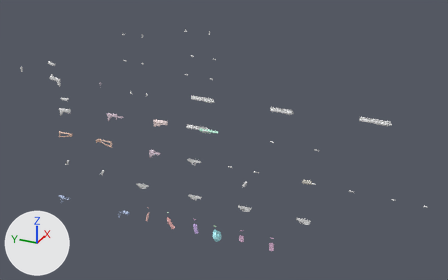
Before and after pictures for a commit that changed the FBX model SCAR [Mytton]/Textures/A_Scar - Substance Bake.fbx.
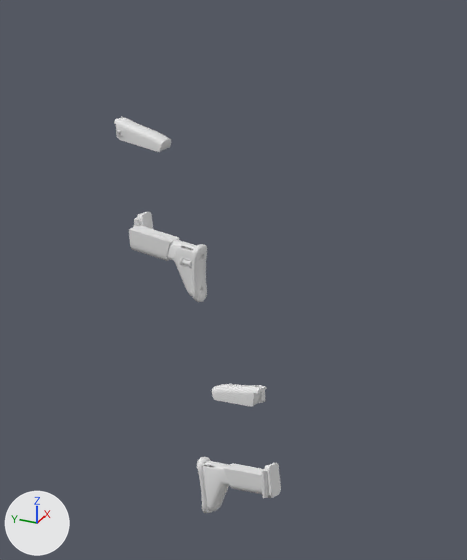
The first picture shows the older version from a 50 mm lens placed at (-373.0, -197.0, 199.0), pointed at (7.0, -26.0, 9.0). The close-ups show both versions on the part from 7% to 21% of the width and 16% to 44% of the height of that picture; other places that the commit changed are outside them. The lights are fixed; the arrows at lower left show +X, +Y and +Z. Vertices at the same position are counted once.

Names of what the first close-up shows: 'StocK_F', 'Stock'.
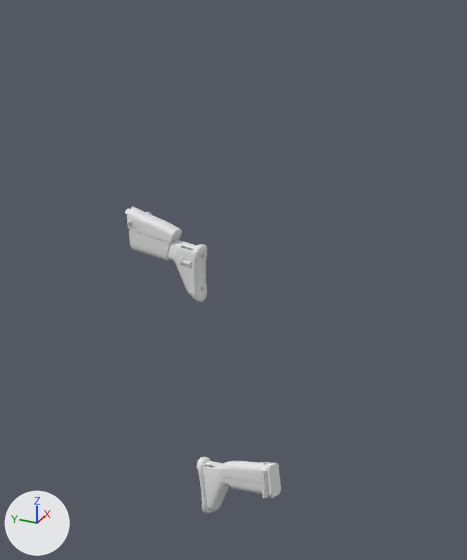
Boxes (x1, y1, x2, y2) around the edits, measured in the close-ups (467 x 560 px; the box of a moved part takes in the faces that stretch with it):
'StocK_F', reshaped (12% narrower, 49% shorter)
    before: (114, 116, 207, 302)
    after: (125, 207, 207, 302)
'Stock', reshaped (56% shorter)
    before: (197, 384, 281, 513)
    after: (197, 457, 281, 513)
part 1 of me_weapon_v_scarh_smd_mesh_009, moved or reshaped
    before: (114, 116, 171, 152)
    after: (125, 207, 182, 242)
part 2 of me_weapon_v_scarh_smd_mesh_005, moved or reshaped
    before: (212, 384, 267, 407)
    after: (220, 461, 272, 484)

The change, as a list of edits to the scene's bpy script:
```text
Change me_weapon_v_scarh_smd_mesh_009:
    where me_weapon_v_scarh_smd_mesh_009.from_pydata(...)  # 860 vertices, 991 faces; spans x -2.7..0.9, y -8.2..1.8, z -26.2..-6.5
    used by ob_stock_f; location = (0.0, 119.1, 59.4)
    me_weapon_v_scarh_smd_mesh_009 part 1: the loose piece of 228 vertices spanning x -2.5..-0.7, y -4.9..1.3, z -9.4..-6.5 is moved by (0.0, 0.0, -10.2)
Change me_weapon_v_scarh_smd_mesh_005:
    where me_weapon_v_scarh_smd_mesh_005.from_pydata(...)  # 860 vertices, 991 faces; spans x -1.2..1.1, y 0.4..10.5, z -22.9..-6.5
    used by ob_stock; location = (0.0, 105.6, 30.0)
    me_weapon_v_scarh_smd_mesh_005 part 2: the loose piece of 228 vertices spanning x -0.9..0.9, y 0.8..7.2, z -8.6..-6.5 is moved by (0.0, 0.0, -9.1)
```
